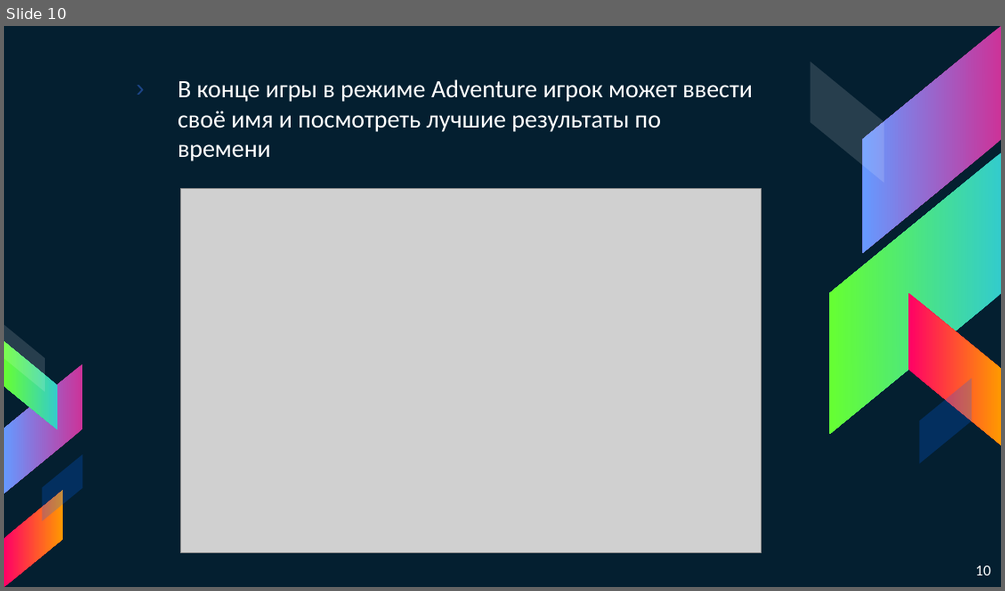
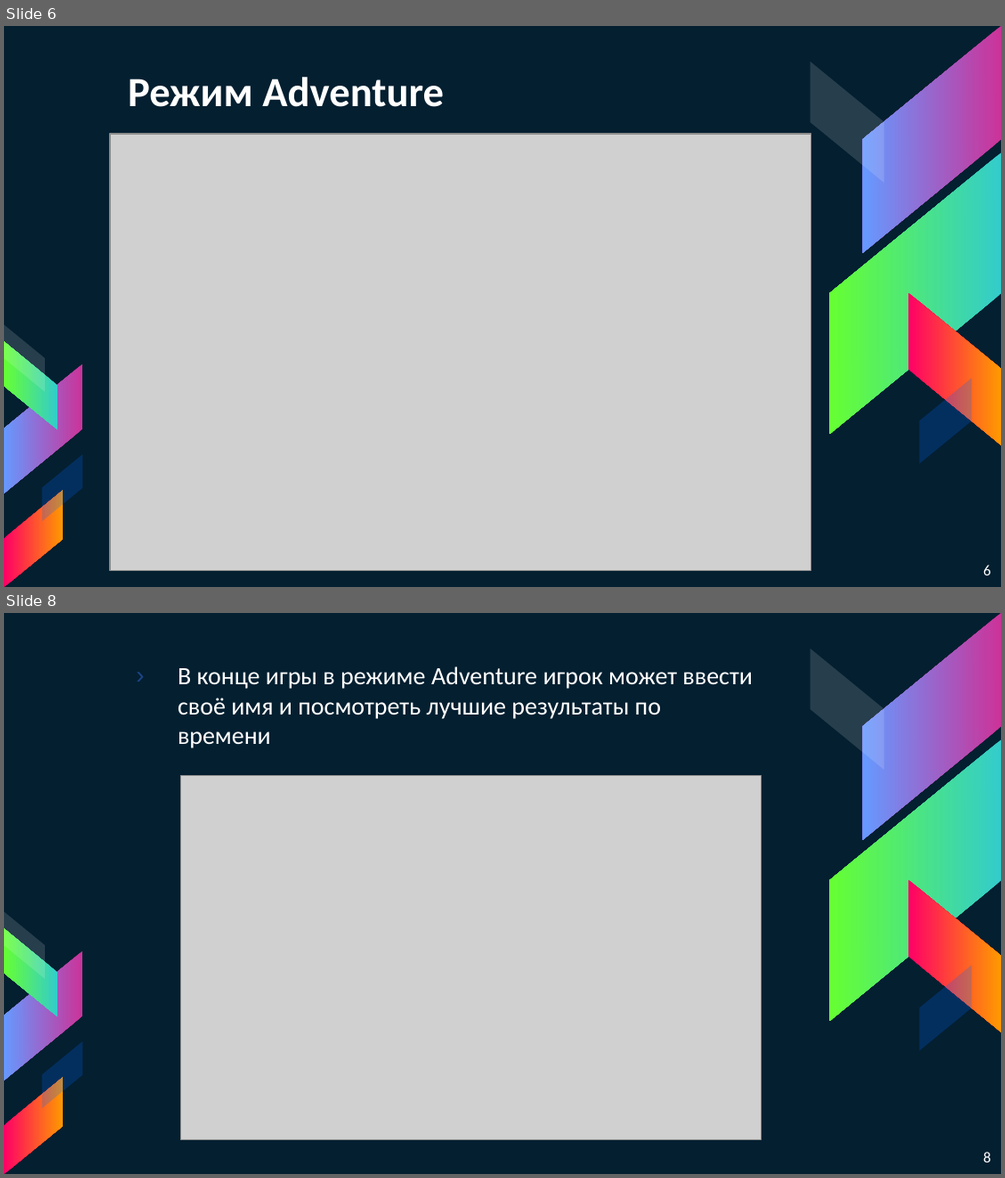
Before and after one commit to RomanRodionov/TheGame, a slide deck: Presentation.pptx. Shown one above the other, each under a label of ours: slide 10 before the commit, slides 6 and 8 after it; the slides between them are not shown. The pictures are 1005x591 and 1005x1178 pixels, drawn with LibreOffice and Linux fonts; fonts in the diff are those of the drawing; grey boxes stand for pictures. Boxes give left, top, right and bottom in pixels: in the first picture for what was removed or moved away, otherwise in the second. Text is boxed around its words. In the diff, an @@ line names an element or a change of style, - is before the commit and + after.

```diff
--- a/Presentation.pptx
+++ b/Presentation.pptx
@@ slide 6 added at box(4, 26, 1001, 587), background #041F30; not listed: 10 template elements that a slide beside it also shows @@
@@ title added at box(128, 77, 444, 107), 30 pt, text #FFFFFF, bold @@
+Режим Adventure
@@ picture added at box(110, 134, 810, 571) @@
@@ page number added at box(983, 564, 991, 575), 11 pt, text #FFFFFF @@
+6
@@ what was slide 10 is now slide 8 @@
@@ page number at box(983, 1151, 991, 1162): text changed @@
-10
+8
```
Also in this commit, not shown: 5 slides changed, 4 other slides added, 5 slides removed, 4 other files.
